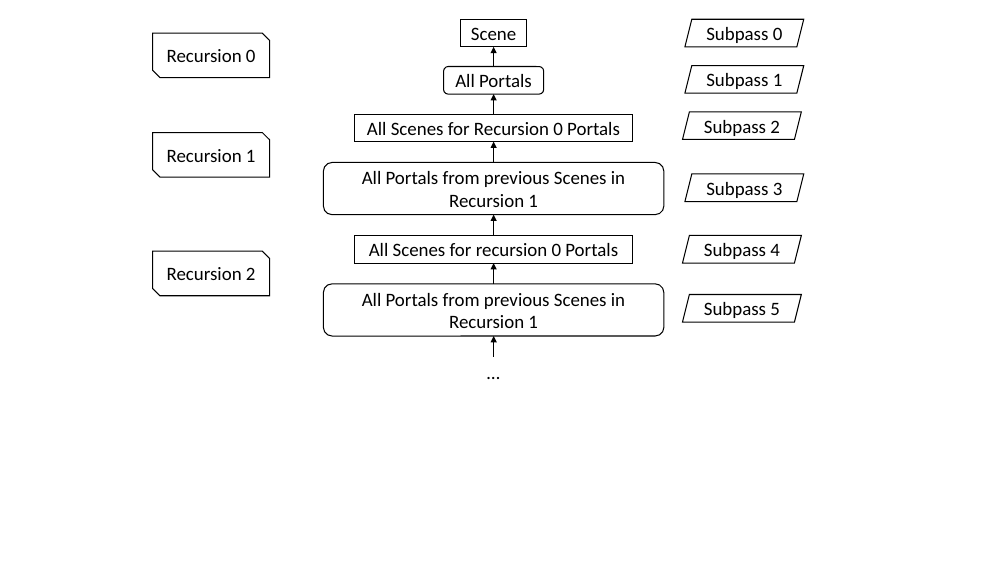
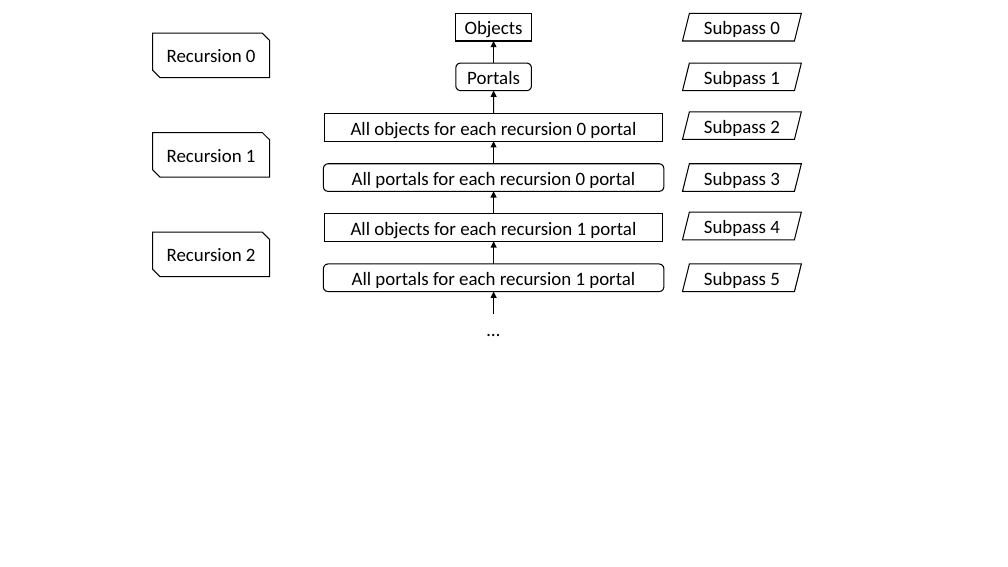
Before and after one commit to nebulark/master_thesis, a slide deck: slide 1 of master_thesis/powerpoints/renderpasses.pptx. Drawn at 1008x567 pixels with LibreOffice and Linux fonts; fonts in the diff are those of the drawing. Boxes give left, top, right and bottom in pixels: in the first picture for what was removed or moved away, otherwise in the second. Text is boxed around its words. In the diff, an @@ line names an element or a change of style, - is before the commit and + after.

```diff
--- a/master_thesis/powerpoints/renderpasses.pptx
+++ b/master_thesis/powerpoints/renderpasses.pptx
@@ rectangle "Objects": place and size @@
-rectangle "Objects" at <box>461,19,527,47</box>
+rectangle "Objects" at <box>456,14,532,42</box>
@@ text in rectangle at <box>465,21,523,38</box>: text changed @@
-Scene
+Objects
@@ 1 parallelogram, 1 arrow, 1 elbow arrow: place and size @@
-1 parallelogram, 1 arrow, 1 elbow arrow at <box>494,19,804,114</box>
+1 parallelogram, 1 arrow, 1 elbow arrow at <box>494,14,802,113</box>
@@ rounded rectangle "Portals": place and size @@
-rounded rectangle "Portals" at <box>444,67,544,95</box>
+rounded rectangle "Portals" at <box>456,63,532,91</box>
@@ text in rounded rectangle at <box>467,71,520,84</box>: text changed @@
-All Portals
+Portals
@@ rectangle "All objects for each recursion ...": place and size @@
-rectangle "All objects for each recursion ..." at <box>355,114,632,142</box>
+rectangle "All objects for each recursion ..." at <box>324,113,663,141</box>
@@ text in rectangle at <box>351,122,636,139</box>: text changed @@
-All Scenes for Recursion 0 Portals
+All objects for each recursion 0 portal
@@ elbow arrow (494, 164) - (494, 141): route changed @@
@@ rounded rectangle "All portals for each recursion ...": place and size @@
-rounded rectangle "All portals for each recursion ..." at <box>324,163,664,215</box>
+rounded rectangle "All portals for each recursion ..." at <box>324,164,664,192</box>
@@ text in rounded rectangle at <box>352,172,635,188</box>: text changed @@
-All Portals from previous Scenes in Recursion 1
+All portals for each recursion 0 portal
@@ parallelogram "Subpass 3": place and size @@
-parallelogram "Subpass 3" at <box>685,174,804,202</box>
+parallelogram "Subpass 3" at <box>683,164,802,192</box>
@@ elbow arrow added from (494, 214) to (494, 191), #000000 1 pt @@
@@ snip diag rect "Recursion 2": place and size @@
-snip diag rect "Recursion 2" at <box>153,251,270,296</box>
+snip diag rect "Recursion 2" at <box>153,232,270,277</box>
@@ rectangle "All objects for each recursion ...": place and size @@
-rectangle "All objects for each recursion ..." at <box>355,235,632,263</box>
+rectangle "All objects for each recursion ..." at <box>324,214,663,242</box>
@@ text in rectangle at <box>351,222,636,239</box>: text changed @@
-All Scenes for recursion 0 Portals
+All objects for each recursion 1 portal
@@ arrow removed from (494, 235) to (494, 215) @@
@@ parallelogram "Subpass 4": place and size @@
-parallelogram "Subpass 4" at <box>683,235,802,263</box>
+parallelogram "Subpass 4" at <box>683,212,802,240</box>
@@ rounded rectangle "All portals for each recursion ...": place and size @@
-rounded rectangle "All portals for each recursion ..." at <box>324,284,664,336</box>
+rounded rectangle "All portals for each recursion ..." at <box>324,264,664,292</box>
@@ elbow arrow moved from (494, 284) - (494, 263) to (494, 264) - (494, 241) @@
@@ parallelogram "Subpass 5": place and size @@
-parallelogram "Subpass 5" at <box>683,295,802,323</box>
+parallelogram "Subpass 5" at <box>683,264,802,292</box>
@@ text in rounded rectangle at <box>352,272,635,288</box>: text changed @@
-All Portals from previous Scenes in Recursion 1
+All portals for each recursion 1 portal
@@ elbow arrow moved from (494, 357) - (494, 337) to (494, 314) - (494, 292) @@
@@ text "…": place and size @@
-text "…" at <box>479,357,508,387</box>
+text "…" at <box>479,314,508,344</box>
```
Also in this commit, not shown: 8 other files.
